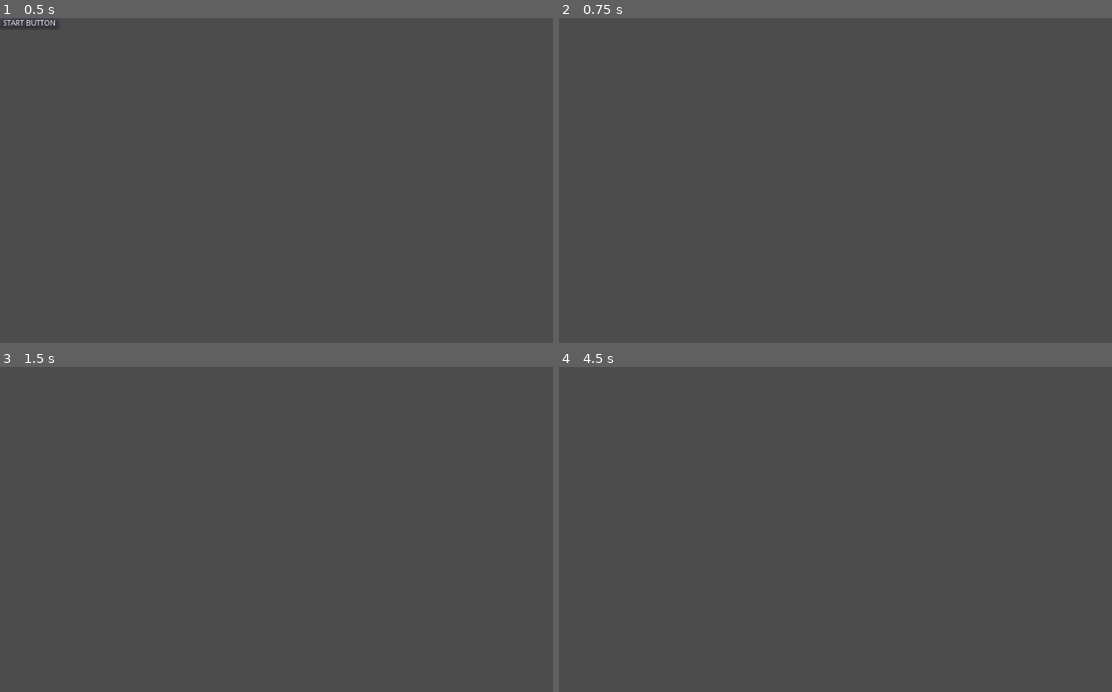
Above: before the commit, frames 1-4 (two rows, left to right).
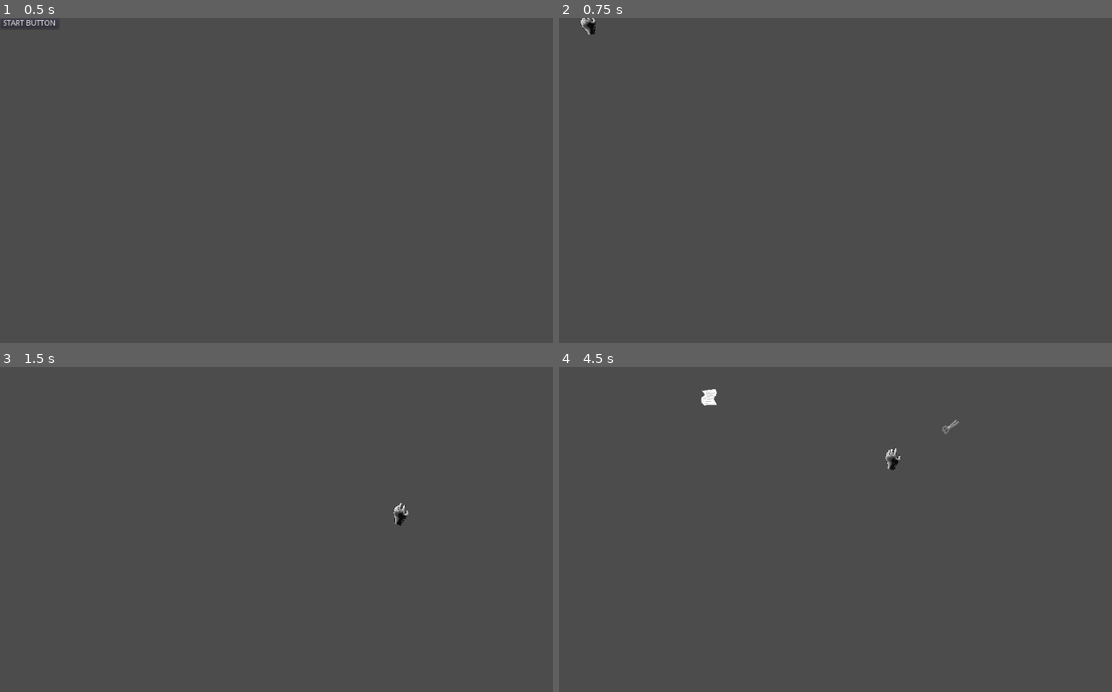
Above: after the commit, the same moments.

Repository: UVCity/game
Game: Godot game, scene res://StartScene/StartScene.tscn
The game is run twice, just before and just after one commit, with the same random seed, the same clock (stepped at 60 frames per second) and the same inputs. Before the commit the project has no main scene; this scene is started directly in both runs.
Inputs (mouse positions are in pixels of both pictures, inside the frame that each line leads up to):
- Up to frame 1 (0.5 s): no input
- Up to frame 2 (0.75 s): click "START BUTTON" at 0.5 s
- Up to frame 3 (1.5 s): move the mouse to (398, 513) at 1.27 s
- Up to frame 4 (4.5 s): move the mouse to (724, 545) at 2.02 s; click (647, 614) at 2.75 s, where only the run before the commit has a clickable "GAME OVER"; click (586, 373) at 3.5 s, where only the run before the commit has a clickable "START BUTTON"; move the mouse to (890, 458) at 4.27 s

Frame 1 is identical in both runs. In frame 2, less than 0.1% of the frame differs, in the area x 3-7%, y 0-6%; in frame 3, 0.1%; in frame 4, 0.3%, in the area x 25-73%, y 6-32%.

Commit message:
pull together scenes Start Scene to Main Scene Loop

Diff:
--- a/Project/EndScene/EndScene.gd
+++ b/Project/EndScene/EndScene.gd
@@ -2,6 +2,7 @@
 
 onready var _startGameObject = $Button
 var _startGame :bool= false
+var _ignore
 
 func _on_Button_pressed():
 	if _startGameObject.pressed == true:
@@ -9,7 +10,7 @@
 
 func _reStartGame():
 	if _startGame == true:
-		get_tree().change_scene("res://StartScene/StartScene.tscn")
+		_ignore = get_tree().change_scene("res://StartScene/StartScene.tscn")
 		print(" RE - Starting Game ...")
 
 func _process(_delta:float)-> void:
--- /dev/null
+++ b/Project/MainScene/GameRules.gd
@@ -0,0 +1,68 @@
+extends Node
+
+export var win = ""
+export var loose = "none"
+
+export var points = 0
+
+onready var _player = $PlayersHand
+onready var _endTime = $Timer10
+onready var _winTime = $Timer2
+
+func badNullpointerFunction():
+	return get_node_or_null("PlayersHand") == _player
+
+func _rockpaperscissors(randResult):
+	if randResult == 0:
+		return "Rock"
+	elif randResult == 1:
+		return "Paper"
+	elif randResult == 2:
+		return "Scissors"
+
+func rand():
+	return (randi()%3)
+
+func _on_Timer10_timeout():
+	if badNullpointerFunction() == true:
+		_winTime.start()
+		win = _rockpaperscissors(rand())
+		_player.win = win
+
+func _on_Timer2_timeout():
+	if badNullpointerFunction() == true:
+		win = ""
+		_player.win = win
+		_winTime.stop()
+
+func win_or_loose():
+	if _player.win == "rock_wins":
+		win = "rock_wins"
+		points = points + 1
+	elif _player.win == "paper_wins":
+		win = "paper_wins"
+		points = points + 1
+	elif _player.win == "scissors_wins":
+		win = "scissors_wins"
+		points = points + 1
+
+func you_win():
+	win_or_loose()
+	if win == "rock_wins":
+		points = points + 1
+		win = ""
+	elif win == "paper_wins":
+		points = points + 1
+		win = ""
+	elif win == "scissors_wins":
+		points = points + 1
+		win = ""
+
+func play():
+	if badNullpointerFunction() == true:
+		you_win()
+
+
+func _process(_delts):
+	play()
+	print(win , points)
--- a/Project/MainScene/MainScene.gd
+++ b/Project/MainScene/MainScene.gd
@@ -1,21 +1,19 @@
 extends Node2D
 
-onready var _endTime = $Timer
+onready var GameRules = $GameRules
 var _endScene = preload("res://EndScene/EndScene.tscn")
-var _endGame :bool= false
+var _endGame :bool = false
 
-
-
-func _on_Timer_timeout():
-	 if _endTime.is_stopped() == true:		_endGame = true
+func check():
+	_endGame = !GameRules.badNullpointerFunction()
 
 func addEndGame():
 	if _endGame == true:
 		var gameover =  _endScene.instance()
 		gameover.position = Vector2(114, 447)
 		add_child(gameover)
-		print(_endGame , _endTime.time_left)
 		_endGame = false
 
 func _process(_delta:float)-> void:
+	check()
 	addEndGame()
--- a/Project/MainScene/MainScene.tscn
+++ b/Project/MainScene/MainScene.tscn
@@ -1,13 +1,120 @@
-[gd_scene load_steps=2 format=2]
+[gd_scene load_steps=6 format=2]
 
 [ext_resource path="res://MainScene/MainScene.gd" type="Script" id=1]
+[ext_resource path="res://MainScene/GameRules.gd" type="Script" id=2]
+[ext_resource path="res://PlayersHand/PlayersHand.tscn" type="PackedScene" id=3]
+[ext_resource path="res://SpawnNodes/SpawnNodes.tscn" type="PackedScene" id=4]
+[ext_resource path="res://Wall/Wall.tscn" type="PackedScene" id=5]
 
 [node name="MainScene" type="Node2D"]
 script = ExtResource( 1 )
 
-[node name="Timer" type="Timer" parent="."]
+[node name="GameRules" type="Node" parent="."]
+script = ExtResource( 2 )
+
+[node name="Timer10" type="Timer" parent="GameRules"]
+wait_time = 10.0
+autostart = true
+
+[node name="Timer2" type="Timer" parent="GameRules"]
 wait_time = 2.0
 one_shot = true
-autostart = true
 
-[connection signal="timeout" from="Timer" to="." method="_on_Timer_timeout"]
+[node name="SpawnPoints" type="Node" parent="GameRules"]
+
+[node name="SpawnNode" parent="GameRules/SpawnPoints" instance=ExtResource( 4 )]
+position = Vector2( -171, -546 )
+
+[node name="SpawnNode2" parent="GameRules/SpawnPoints" instance=ExtResource( 4 )]
+position = Vector2( -160, -958 )
+
+[node name="SpawnNode3" parent="GameRules/SpawnPoints" instance=ExtResource( 4 )]
+position = Vector2( 516, -986 )
+
+[node name="SpawnNode4" parent="GameRules/SpawnPoints" instance=ExtResource( 4 )]
+position = Vector2( 109, -1052 )
+
+[node name="SpawnNode5" parent="GameRules/SpawnPoints" instance=ExtResource( 4 )]
+position = Vector2( 208, -667 )
+
+[node name="SpawnNode6" parent="GameRules/SpawnPoints" instance=ExtResource( 4 )]
+position = Vector2( 194, -358 )
+
+[node name="SpawnNode7" parent="GameRules/SpawnPoints" instance=ExtResource( 4 )]
+position = Vector2( 525, -528 )
+
+[node name="SpawnNode8" parent="GameRules/SpawnPoints" instance=ExtResource( 4 )]
+position = Vector2( 685, -259 )
+
+[node name="SpawnNode9" parent="GameRules/SpawnPoints" instance=ExtResource( 4 )]
+position = Vector2( 770, -658 )
+
+[node name="SpawnNode10" parent="GameRules/SpawnPoints" instance=ExtResource( 4 )]
+position = Vector2( 993, -987 )
+
+[node name="SpawnNode13" parent="GameRules/SpawnPoints" instance=ExtResource( 4 )]
+position = Vector2( 446, -1501 )
+
+[node name="SpawnNode14" parent="GameRules/SpawnPoints" instance=ExtResource( 4 )]
+position = Vector2( -130, -1934 )
+
+[node name="SpawnNode15" parent="GameRules/SpawnPoints" instance=ExtResource( 4 )]
+position = Vector2( 441, -2491 )
+
+[node name="SpawnNode16" parent="GameRules/SpawnPoints" instance=ExtResource( 4 )]
+position = Vector2( 665, -3285 )
+
+[node name="SpawnNode17" parent="GameRules/SpawnPoints" instance=ExtResource( 4 )]
+position = Vector2( 857, -2106 )
+
+[node name="SpawnNode18" parent="GameRules/SpawnPoints" instance=ExtResource( 4 )]
+position = Vector2( 85, -3147 )
+
+[node name="SpawnNode19" parent="GameRules/SpawnPoints" instance=ExtResource( 4 )]
+position = Vector2( -296, -3518 )
+
+[node name="SpawnNode11" parent="GameRules/SpawnPoints" instance=ExtResource( 4 )]
+position = Vector2( 1064, -508 )
+
+[node name="SpawnNode12" parent="GameRules/SpawnPoints" instance=ExtResource( 4 )]
+position = Vector2( 728, -1685 )
+
+[node name="Bounds" type="Node" parent="GameRules"]
+
+[node name="wall" parent="GameRules/Bounds" instance=ExtResource( 5 )]
+position = Vector2( -224, 306 )
+scale = Vector2( 10, 33 )
+
+[node name="wall2" parent="GameRules/Bounds" instance=ExtResource( 5 )]
+position = Vector2( 1241, 322 )
+scale = Vector2( -10, 33 )
+
+[node name="wall3" parent="GameRules/Bounds" instance=ExtResource( 5 )]
+position = Vector2( 121, 898 )
+rotation = -1.0248
+scale = Vector2( 10, 33 )
+
+[node name="wall7" parent="GameRules/Bounds" instance=ExtResource( 5 )]
+position = Vector2( -491, -248 )
+rotation = -1.0248
+scale = Vector2( 10, 33 )
+
+[node name="wall4" parent="GameRules/Bounds" instance=ExtResource( 5 )]
+position = Vector2( 911, 813 )
+rotation = 1.16693
+scale = Vector2( -10, 33 )
+
+[node name="wall6" parent="GameRules/Bounds" instance=ExtResource( 5 )]
+position = Vector2( 1517, -186 )
+rotation = 1.16693
+scale = Vector2( -10, 33 )
+
+[node name="wall5" parent="GameRules/Bounds" instance=ExtResource( 5 )]
+position = Vector2( 490, 838 )
+rotation = 1.5708
+scale = Vector2( -10, 33 )
+
+[node name="PlayersHand" parent="GameRules" instance=ExtResource( 3 )]
+
+[connection signal="timeout" from="GameRules/Timer10" to="GameRules" method="_on_Timer10_timeout"]
+[connection signal="timeout" from="GameRules/Timer2" to="GameRules" method="_on_Timer2_timeout"]
--- a/Project/PlayersHand/PlayersHand.gd
+++ b/Project/PlayersHand/PlayersHand.gd
@@ -1,8 +1,27 @@
 extends StaticBody2D
 #Player's Hand
 
+var win = ""
+var loose = ""
+
 func endgame(_animation):
-	queue_free()
+	if win == "":
+		if _animation == "Rock":
+			loose = ("rock")
+			queue_free()
+		elif _animation == "Paper":
+			loose = ("paper")
+			queue_free()
+		elif _animation == "Scissors":
+			loose = ("scissors")
+			queue_free()
+	else:
+		if _animation == "Rock":
+			win = ("rock_wins")
+		elif _animation == "Paper":
+			win = ("paper_wins")
+		elif _animation == "Scissors":
+			win = ("scissors_wins")
 
 func _physics_process(_delta:float)->void:
 	look_at(get_global_mouse_position())
--- a/Project/PlayersHand/PlayersHand.tscn
+++ b/Project/PlayersHand/PlayersHand.tscn
@@ -38,5 +38,5 @@
 [node name="AnimatedSprite" type="AnimatedSprite" parent="." groups=["Player"]]
 scale = Vector2( 0.333, 0.333 )
 frames = SubResource( 1 )
-frame = 10
+frame = 7
 playing = true
--- a/Project/SpawnNodes/SpawnNodes.gd
+++ b/Project/SpawnNodes/SpawnNodes.gd
@@ -9,17 +9,18 @@
 	return (randi()%3)
 
 func randVector():
-	var value_between_1_and_6 = (rand()+rand())
-	var multiply_value = (value_between_1_and_6*value_between_1_and_6)
+	var value_A_between_1_and_6 = (rand()+rand())
+	var value_B_between_1_and_6 = (rand()+rand())
+	var multiply_value = (value_A_between_1_and_6*value_B_between_1_and_6)
 	var rand_vector = (Vector2( (multiply_value*multiply_value), (multiply_value*multiply_value) ) )
 	return rand_vector
 
 func _rockpaperscissors(randResult):
 	if randResult == 0:
 		return _rock
-	if randResult == 1:
+	elif randResult == 1:
 		return _paper
-	if randResult == 2:
+	elif randResult == 2:
 		return _scissors
 
 func gift():
--- a/Project/SpawnNodes/SpawnNodes.tscn
+++ b/Project/SpawnNodes/SpawnNodes.tscn
@@ -6,5 +6,5 @@
 script = ExtResource( 1 )
 
 [node name="Timer" type="Timer" parent="."]
-wait_time = 2.0
+wait_time = 1.2
 autostart = true
--- a/Project/StartScene/StartScene.gd
+++ b/Project/StartScene/StartScene.gd
@@ -2,6 +2,7 @@
 
 onready var _startGameObject = $Button
 var startGame :bool= false
+var _ignore
 
 func _on_Button_pressed():
 	if _startGameObject.pressed == true:
@@ -9,7 +10,7 @@
 
 func _startGame():
 	if startGame == true:
-		get_tree().change_scene("res://MainScene/MainScene.tscn")
+		_ignore = get_tree().change_scene("res://MainScene/MainScene.tscn")
 		print(" Starting Game ...")
 
 func _process(_delta:float)-> void:
--- /dev/null
+++ b/Project/Wall/Wall.gd
@@ -0,0 +1,9 @@
+extends StaticBody2D
+#Bounds
+
+func _End_Rock():
+	pass
+func _End_Paper():
+	pass
+func _End_Scissors():
+	pass
--- /dev/null
+++ b/Project/Wall/Wall.tscn
@@ -0,0 +1,25 @@
+[gd_scene load_steps=5 format=2]
+
+[ext_resource path="res://Paper/paper_11.png" type="Texture" id=1]
+[ext_resource path="res://Wall/Wall.gd" type="Script" id=2]
+
+[sub_resource type="RectangleShape2D" id=3]
+
+[sub_resource type="SpriteFrames" id=2]
+animations = [ {
+"frames": [ ExtResource( 1 ) ],
+"loop": true,
+"name": "default",
+"speed": 5.0
+} ]
+
+[node name="wall" type="StaticBody2D" groups=["Paper", "Rock", "Scissors"]]
+script = ExtResource( 2 )
+
+[node name="CollisionShape2D" type="CollisionShape2D" parent="." groups=["Paper", "Rock", "Scissors"]]
+scale = Vector2( 1.1, 1.25 )
+shape = SubResource( 3 )
+
+[node name="AnimatedSprite" type="AnimatedSprite" parent="." groups=["Paper", "Rock", "Scissors"]]
+modulate = Color( 0.129412, 0.129412, 0.129412, 1 )
+frames = SubResource( 2 )
--- a/Project/project.godot
+++ b/Project/project.godot
@@ -11,6 +11,7 @@
 [application]
 
 config/name="LUDUM DARE 51"
+run/main_scene="res://StartScene/StartScene.tscn"
 config/icon="res://icon.png"
 
 [gui]
